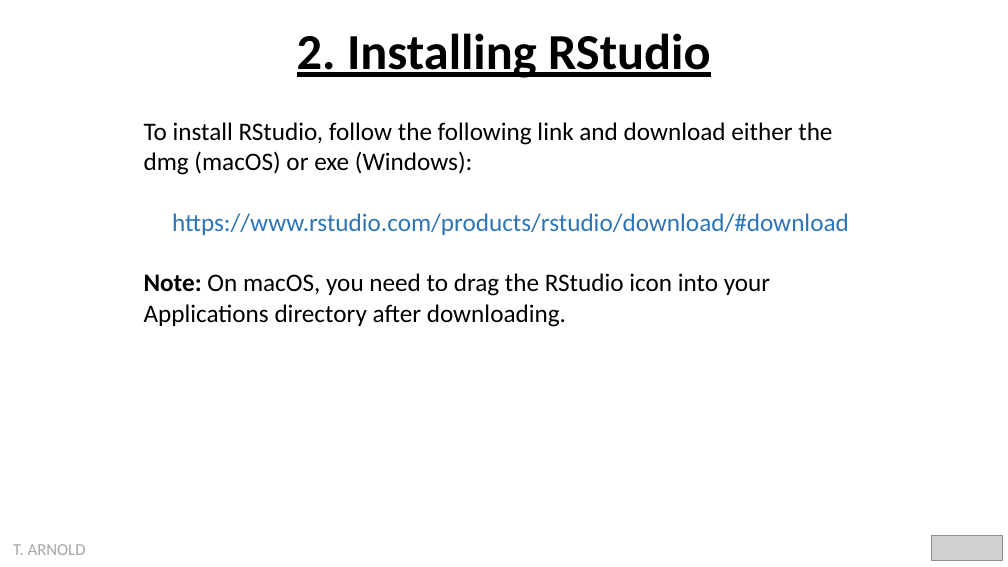
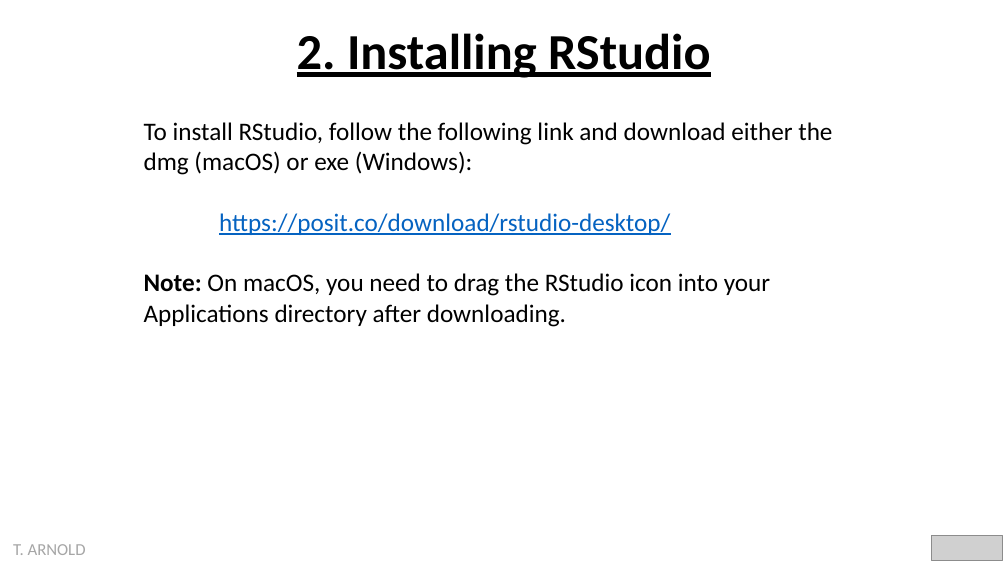
Before and after one commit to statsmaths/dsst289-s24, a slide deck: slide 16 of pslides/00_introduction.pptx. Drawn at 1008x567 pixels with LibreOffice and Linux fonts; fonts in the diff are those of the drawing; grey boxes stand for pictures. Boxes give left, top, right and bottom in pixels: in the first picture for what was removed or moved away, otherwise in the second. Text is boxed around its words. In the diff, an @@ line names an element or a change of style, - is before the commit and + after.

```diff
--- a/pslides/00_introduction.pptx
+++ b/pslides/00_introduction.pptx
@@ text at box(219, 213, 670, 235): text changed; text colour #2E75B6 to #0563C1 @@
-https://www.rstudio.com/products/rstudio/download/#download
+https://posit.co/download/rstudio-desktop/
```
Also in this commit, not shown: 3 other slides changed, 7 other files.
